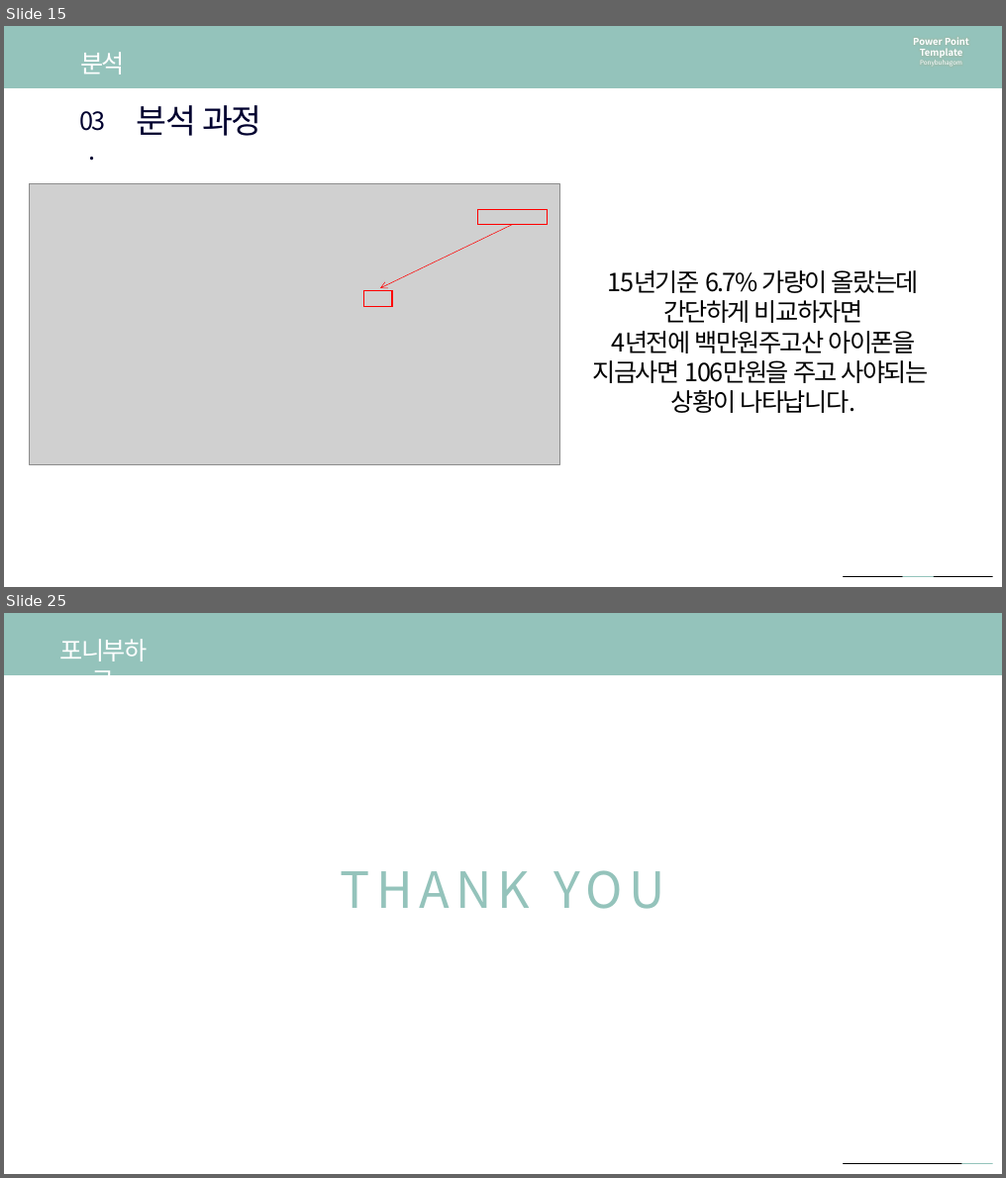
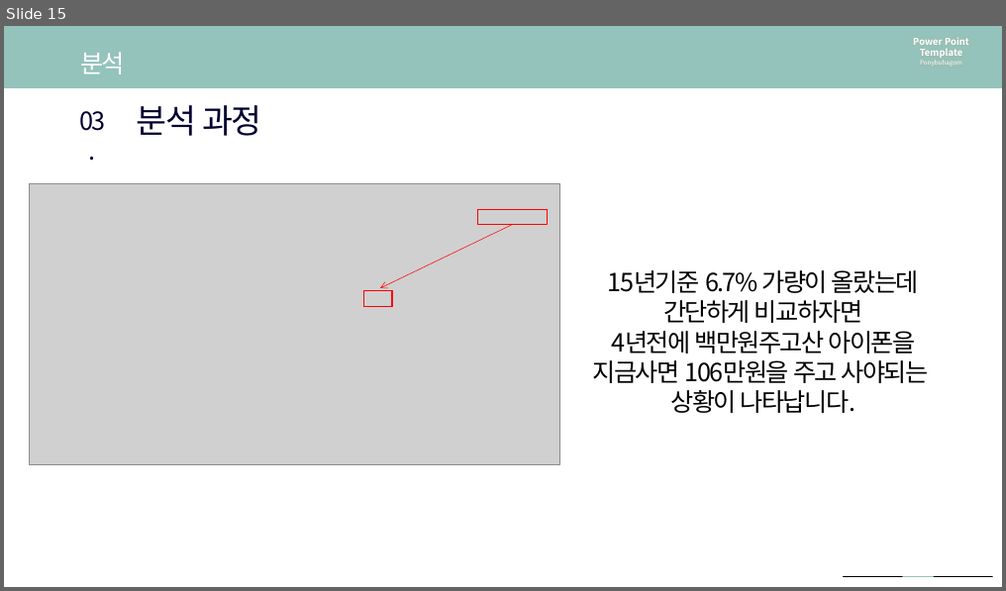
Before and after one commit to so-jeong0127/6-project, a slide deck: 6조 최종 PPT.pptx. Shown one above the other, each under a label of ours: slides 15 and 25 before the commit, slide 15 after it; the slides between them are not shown. The pictures are 1006x1178 and 1006x591 pixels, drawn with LibreOffice and Linux fonts; fonts in the diff are those of the drawing; grey boxes stand for pictures. Boxes give left, top, right and bottom in pixels: in the first picture for what was removed or moved away, otherwise in the second. Text is boxed around its words. In the diff, an @@ line names an element or a change of style, - is before the commit and + after.

```diff
--- a/6조 최종 PPT.pptx
+++ b/6조 최종 PPT.pptx
@@ slide 25 removed at bbox=[4, 613, 1002, 1174], background #94C3BB; not listed: 1 template element that a slide beside it also shows @@
@@ text removed at bbox=[60, 639, 148, 675] @@
-포니부하곰
@@ text removed at bbox=[341, 870, 664, 909] @@
-THANK YOU
@@ line removed from (844, 1164) to (873, 1164) @@
@@ line removed from (873, 1164) to (903, 1164) @@
@@ line removed from (903, 1164) to (933, 1164) @@
@@ line removed from (933, 1164) to (962, 1164) @@
@@ line removed from (962, 1164) to (992, 1164) @@
```
Also in this commit, not shown: 10 slides changed, 4 slides added, 2 other slides removed, 13 other files.
